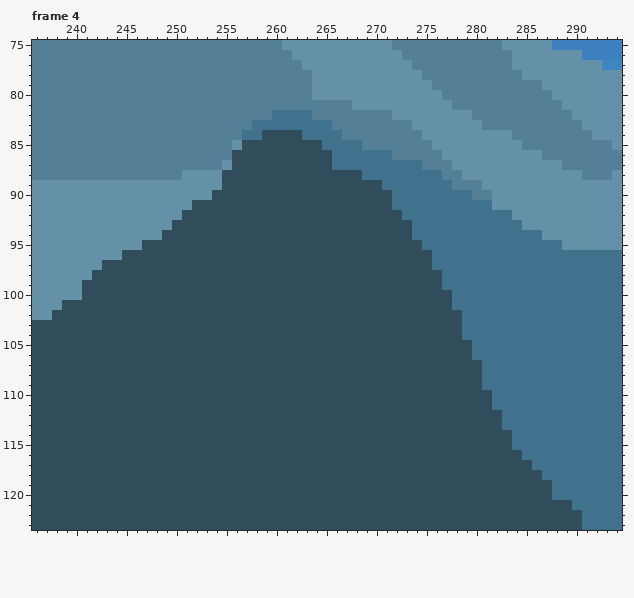
Pixel-art file: sprites/aseprite/Landscape.aseprite. This is how it looked before the edit.
400x225 pixels, 4 frames. Colours within 5 levels of each other are drawn and written as one. Shown: frame 4: x 236..294, y 75..123. The commit also changed other frames or places, which this record leaves out.
The same view after the edit:
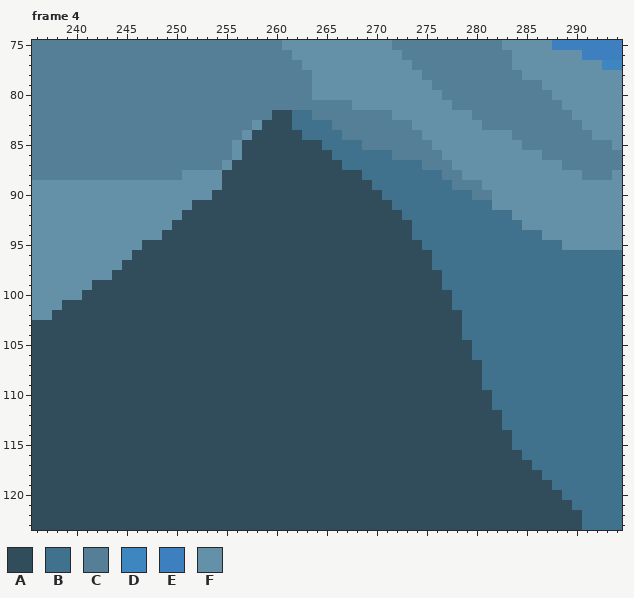
Palette (. is transparent): A #314c5b  B #41728d  C #547f96  D #3d86bf  E #3e80bf  F #6490a8
Changes in this commit:
{"where": "frame 4, layer \"Mountains\""}
{"frame":4,"y":82,"x":260,"old":"BB","new":"AA"}
{"frame":4,"y":83,"x":258,"old":"BBBB","new":"FAAA"}
{"frame":4,"y":84,"x":257,"old":"BB","new":"FA"}
{"frame":4,"y":86,"x":256,"old":"A","new":"F"}
{"frame":4,"y":87,"x":266,"old":"B","new":"A"}
{"frame":4,"y":89,"x":270,"old":"A","new":"B"}
{"frame":4,"y":90,"x":271,"old":"A","new":"B"}
{"frame":4,"y":96,"x":245,"old":"A","new":"F"}
{"frame":4,"y":97,"x":243,"old":"AA","new":"FF"}
{"frame":4,"y":98,"x":242,"old":"AA","new":"FF"}
{"frame":4,"y":99,"x":241,"old":"A","new":"F"}
{"frame":4,"y":120,"x":288,"old":"B","new":"A"}
